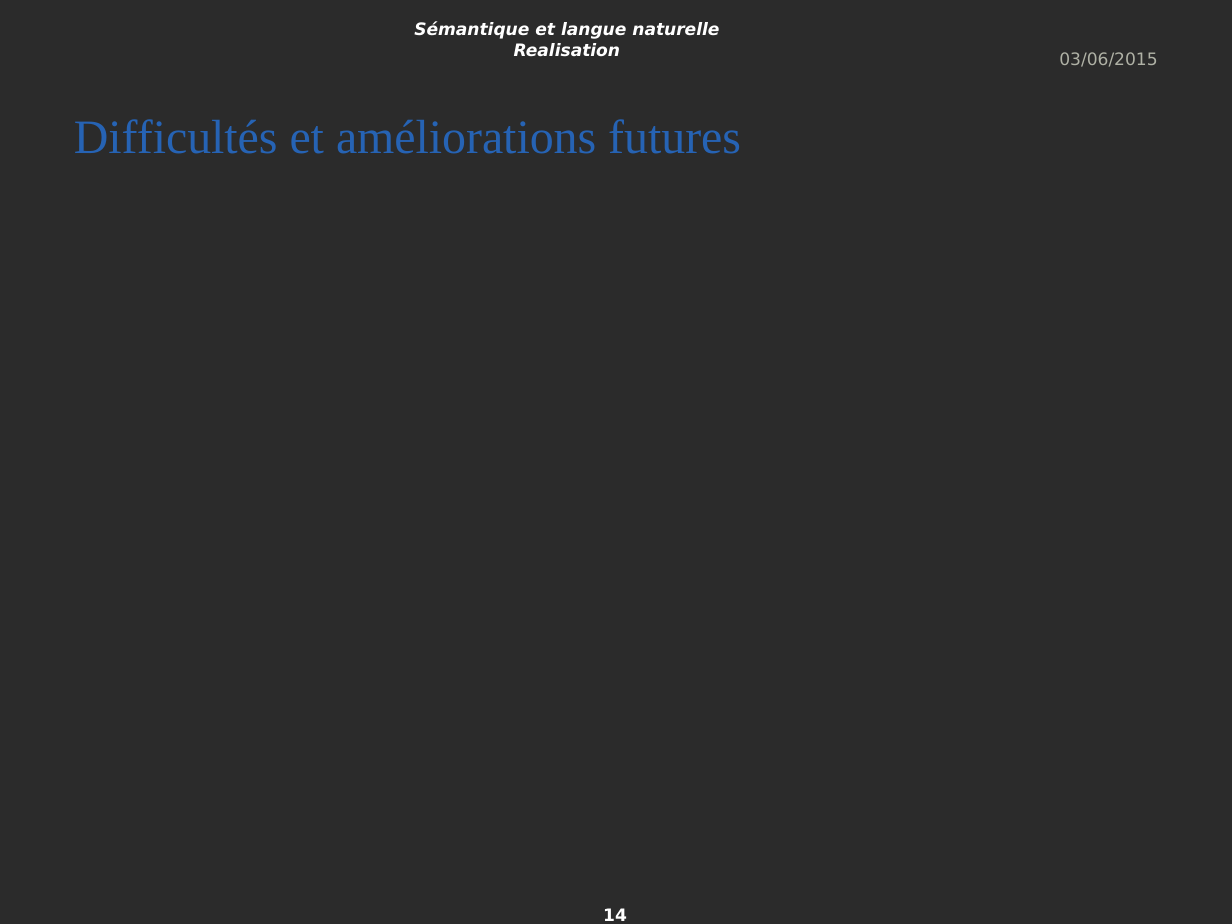
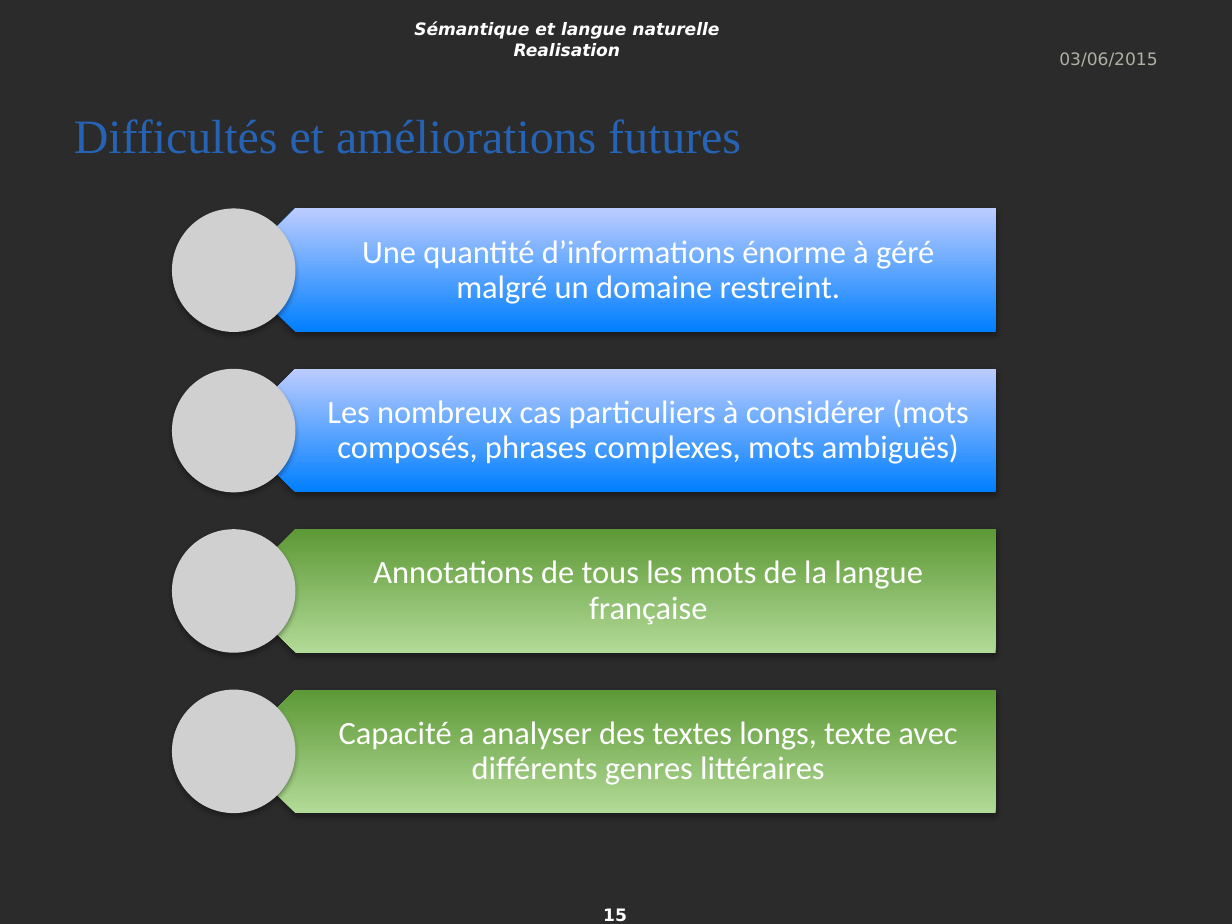
Before and after one commit to wael54/ProjetTER, a slide deck: slide 15 of Presentation_TER.pptx (slide 14 before the commit). Drawn at 1232x924 pixels with LibreOffice and Linux fonts; fonts in the diff are those of the drawing; grey boxes stand for pictures; background and template pictures are left out; a plain dark background stands for a picture behind light text. Boxes give left, top, right and bottom in pixels: in the first picture for what was removed or moved away, otherwise in the second. Text is boxed around its words. In the diff, an @@ line names an element or a change of style, - is before the commit and + after.

```diff
--- a/Presentation_TER.pptx
+++ b/Presentation_TER.pptx
@@ group added at [172,208,997,813]: 4 pentagon arrows, 4 texts, 4 pictures @@
+Une quantité d’informations énorme à géré malgré un domaine restreint.
+Les nombreux cas particuliers à considérer (mots composés, phrases complexes, mots ambiguës)
+Annotations de tous les mots de la langue française
+Capacité a analyser des textes longs, texte avec différents genres littéraires
@@ page number at [603,908,627,922]: text changed @@
-14
+15
```
Also in this commit, not shown: 7 other slides changed, 1 slide added.
